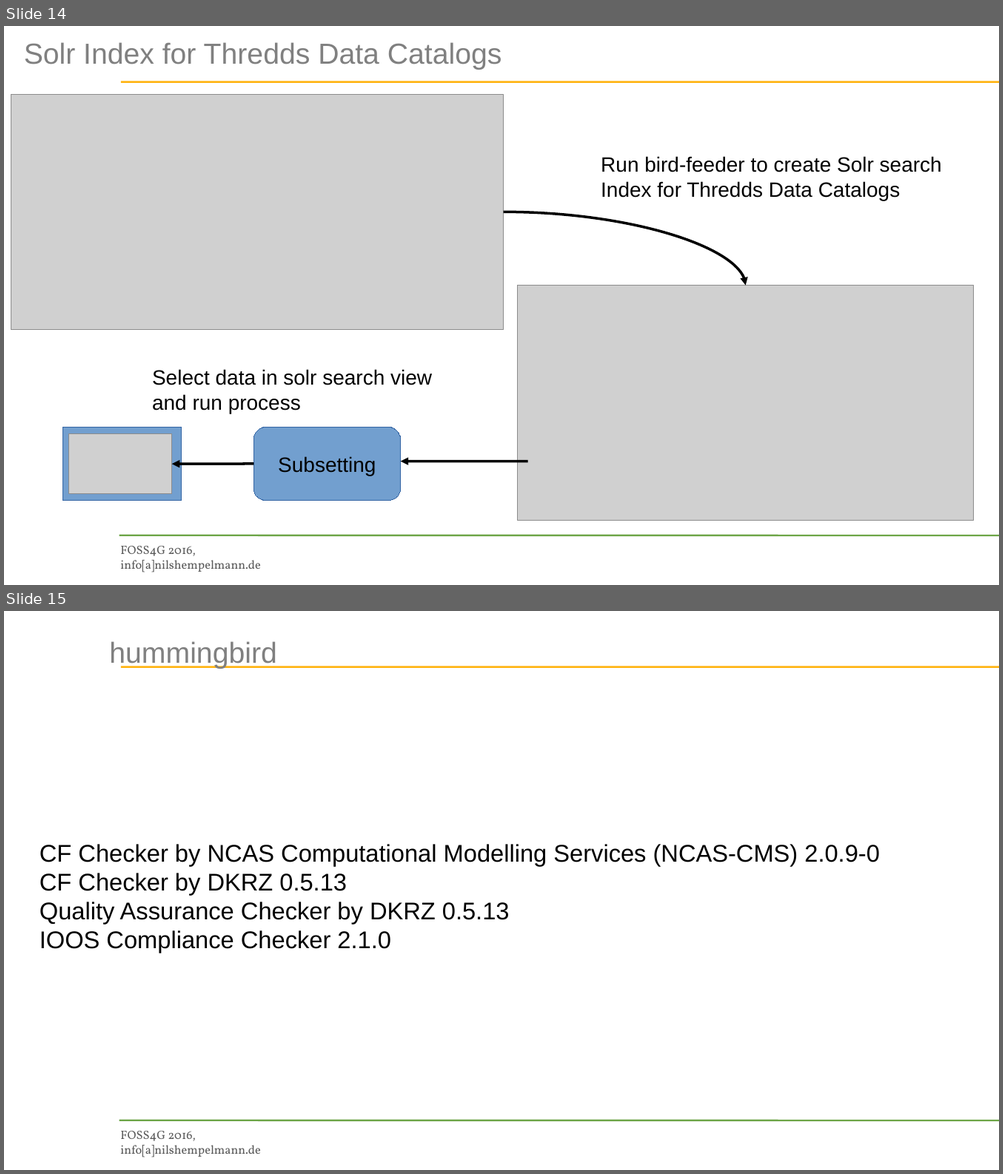
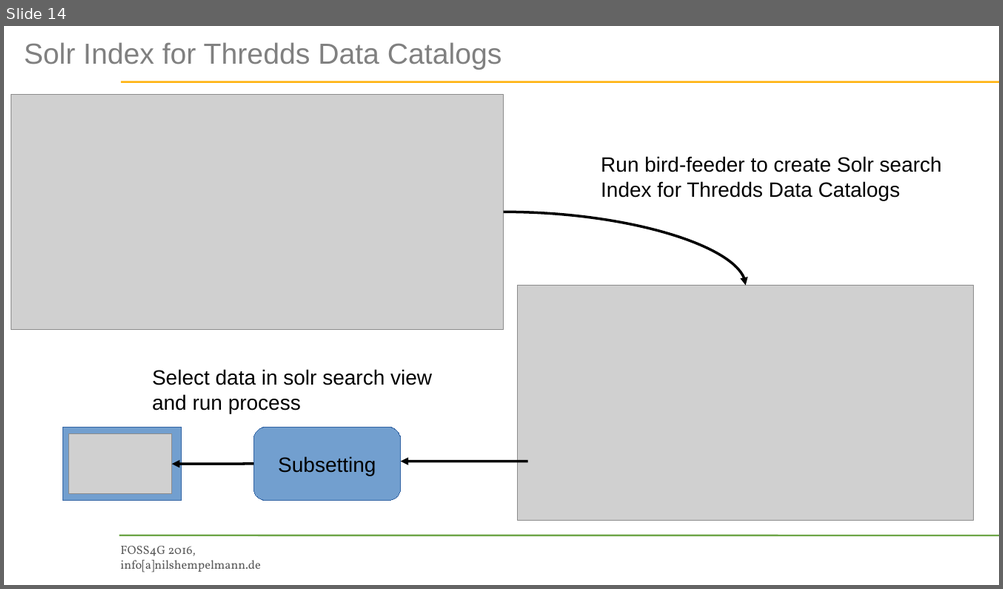
Before and after one commit to bird-house/birdhouse-docs, a slide deck: slides/birdhouse-foss4g-2016/Hempelmann_foss4g2016.odp. Shown one above the other, each under a label of ours: slides 14 and 15 before the commit, slide 14 after it. The pictures are 1003x1174 and 1003x589 pixels, drawn with LibreOffice and Linux fonts; fonts in the diff are those of the drawing; grey boxes stand for pictures; background and template pictures are left out. Boxes give left, top, right and bottom in pixels: in the first picture for what was removed or moved away, otherwise in the second. Text is boxed around its words. In the diff, an @@ line names an element or a change of style, - is before the commit and + after.

```diff
--- a/slides/birdhouse-foss4g-2016/Hempelmann_foss4g2016.odp
+++ b/slides/birdhouse-foss4g-2016/Hempelmann_foss4g2016.odp
@@ slide 15 removed at box(4, 611, 999, 1170), background picture (left out); not listed: 3 template elements that a slide beside it also shows @@
@@ title removed at box(109, 641, 276, 669) @@
-hummingbird
@@ text removed at box(40, 844, 879, 953) @@
-CF Checker by NCAS Computational Modelling Services (NCAS-CMS) 2.0.9-0
-CF Checker by DKRZ 0.5.13
-Quality Assurance Checker by DKRZ 0.5.13
-IOOS Compliance Checker 2.1.0
```
Also in this commit, not shown: 1 slide changed, 2 slides added, 1 other slide removed, 4 other files.
